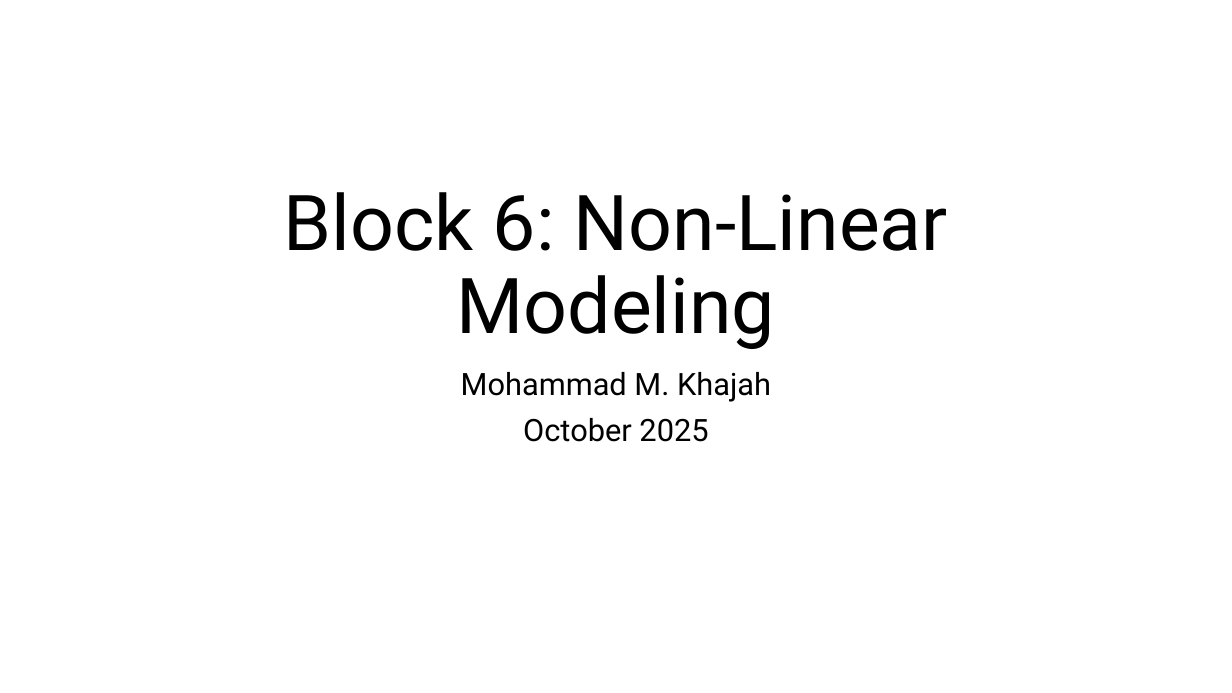
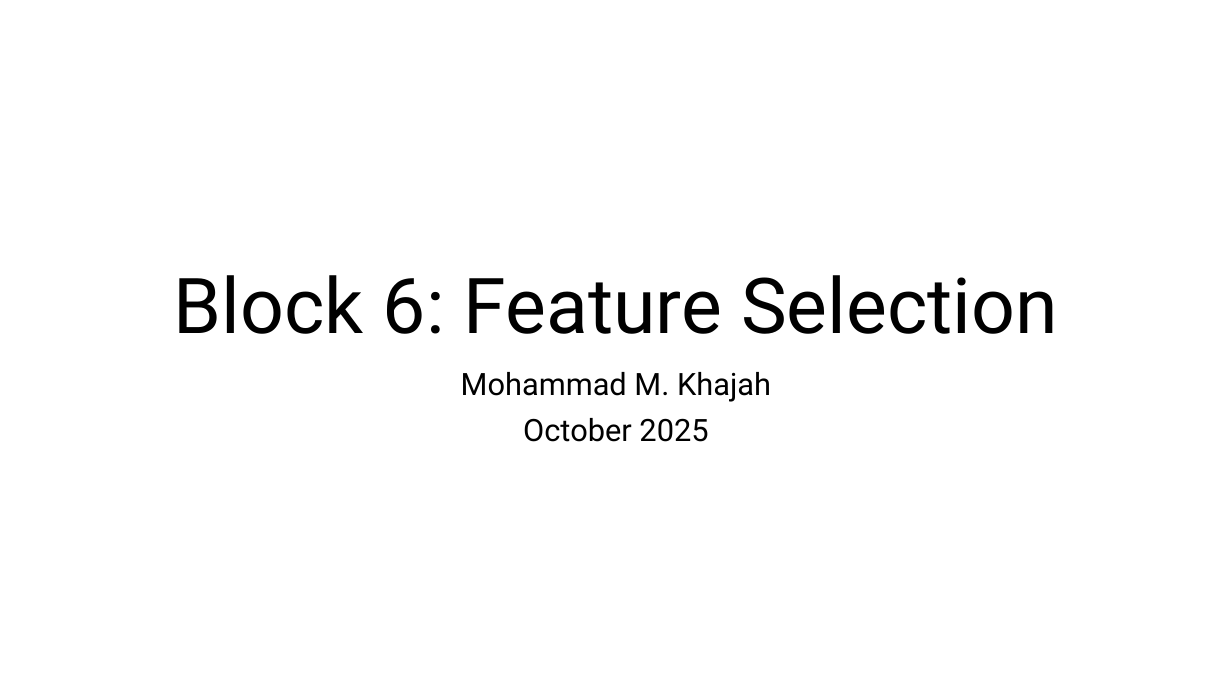
Before and after one commit to KISRDevelopment/python-ml-2025, a slide deck: slide 1 of slides/block6.pptx. Drawn at 1232x693 pixels with LibreOffice and Linux fonts; fonts in the diff are those of the drawing. Boxes give left, top, right and bottom in pixels: in the first picture for what was removed or moved away, otherwise in the second. Text is boxed around its words. In the diff, an @@ line names an element or a change of style, - is before the commit and + after.

Commit message:
add slides for block 6

```diff
--- a/slides/block6.pptx
+++ b/slides/block6.pptx
@@ title at [174,275,1058,334]: text changed @@
-Block 6: Non-Linear Modeling
+Block 6: Feature Selection
```
Also in this commit, not shown: 1 other slide changed, 10 slides added, 4 slides removed, 2 other files.
